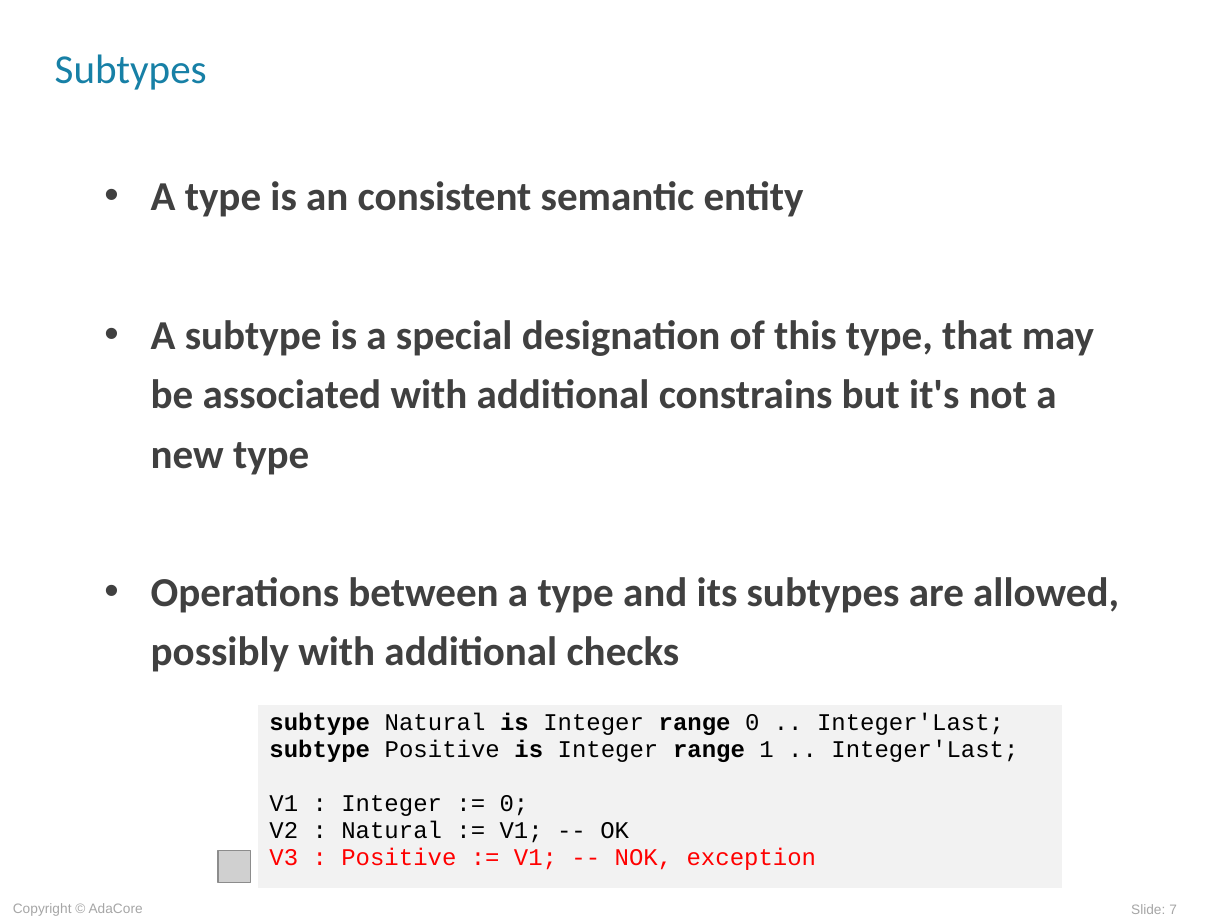
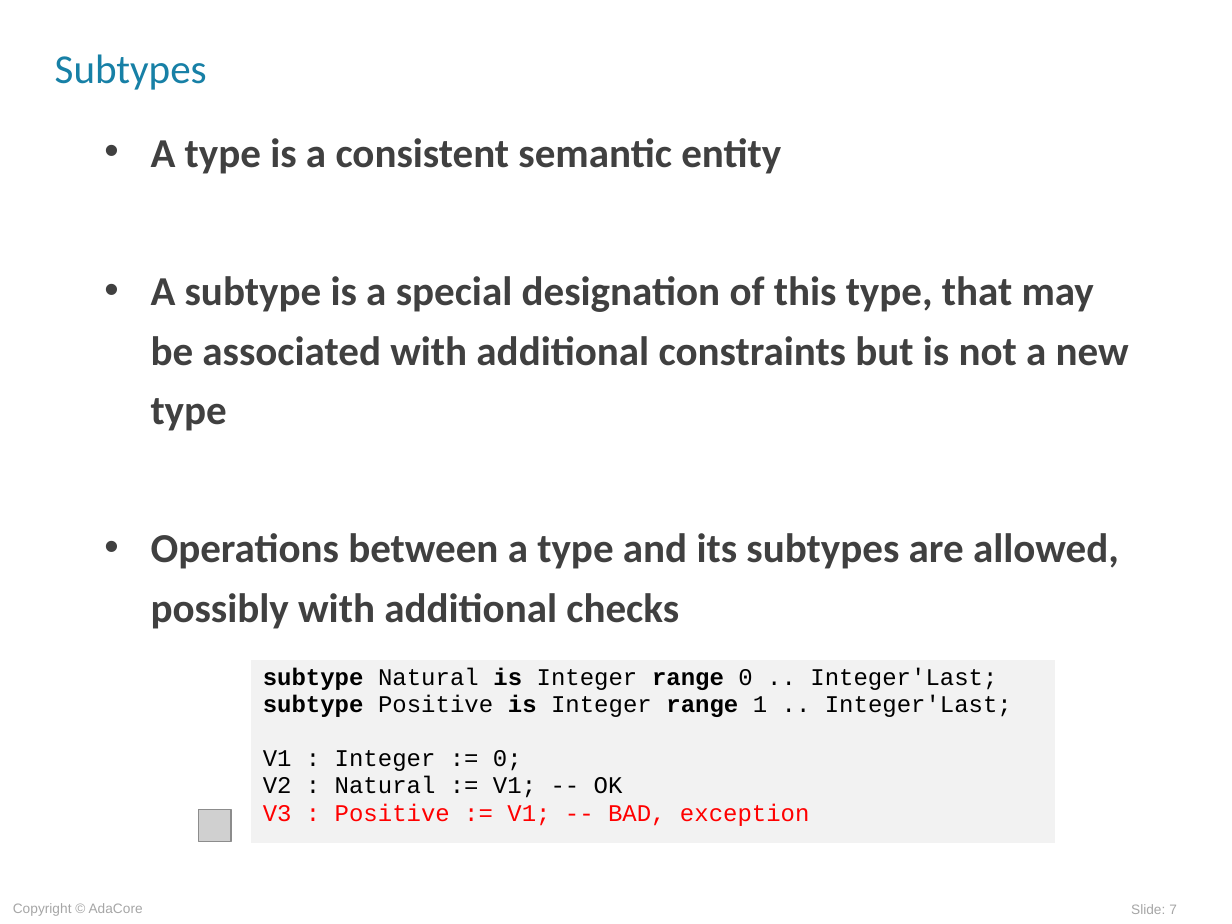
Before and after one commit to AdaCoreU/Courses, a slide deck: slide 7 of lectures/03_Programming_in_the_Large/02_Type_Safety/slides/Strong_Typing.ppt. Drawn at 1232x924 pixels with LibreOffice and Linux fonts; fonts in the diff are those of the drawing; grey boxes stand for pictures; background and template pictures are left out. Boxes give left, top, right and bottom in pixels: in the first picture for what was removed or moved away, otherwise in the second. Text is boxed around its words. In the diff, an @@ line names an element or a change of style, - is before the commit and + after.

```diff
--- a/lectures/03_Programming_in_the_Large/02_Type_Safety/slides/Strong_Typing.ppt
+++ b/lectures/03_Programming_in_the_Large/02_Type_Safety/slides/Strong_Typing.ppt
@@ text "A type is a consistent ..." moved from (x1=151, y1=181, x2=1119, y2=672) to (x1=151, y1=138, x2=1129, y2=629) @@
@@ text at (x1=151, y1=138, x2=1129, y2=431): text changed @@
-• A type is an consistent semantic entity
-• A subtype is a special designation of this type, that may be associated with additional constrains but it's not a new type
+• A type is a consistent semantic entity
+• A subtype is a special designation of this type, that may be associated with additional constraints but is not a new type
@@ table at (x1=250, y1=659, x2=1056, y2=844) @@
-row 1, column 1: subtype Natural is Integer range 0 .. Integer'Last; / subtype Positive is Integer range 1 .. Integer'Last; / V1 : Integer := 0; / V2 : Natural := V1; -- OK / V3 : Positive := V1; -- NOK, exception
+row 1, column 1: subtype Natural is Integer range 0 .. Integer'Last; / subtype Positive is Integer range 1 .. Integer'Last; / V1 : Integer := 0; / V2 : Natural := V1; -- OK / V3 : Positive := V1; -- BAD, exception
@@ table moved from (x1=257, y1=705, x2=1063, y2=890) to (x1=250, y1=659, x2=1056, y2=844) @@
@@ picture moved from (x1=218, y1=850, x2=250, y2=882) to (x1=198, y1=809, x2=230, y2=841) @@
```
Also in this commit, not shown: 13 other slides changed, 7 other files.
